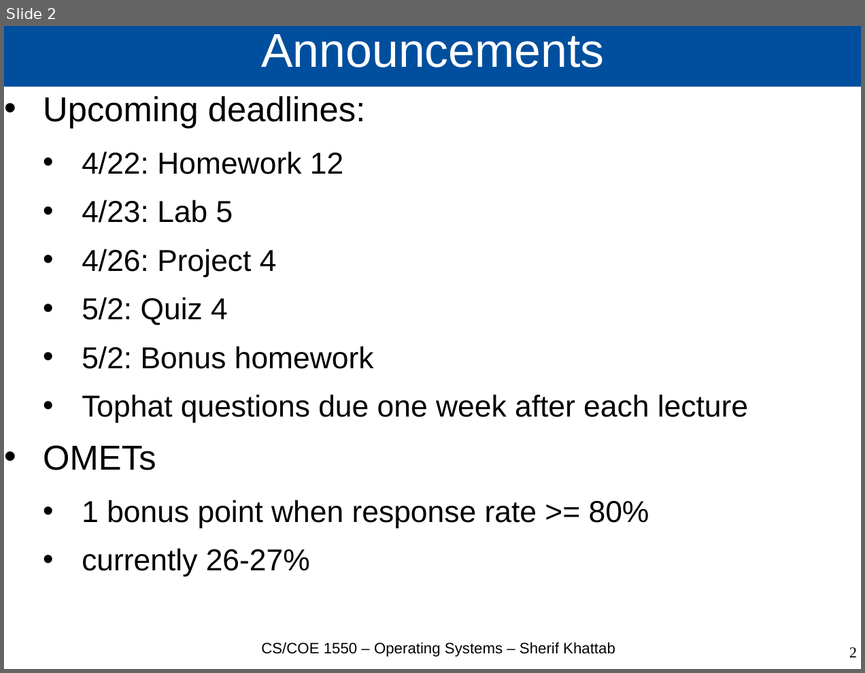
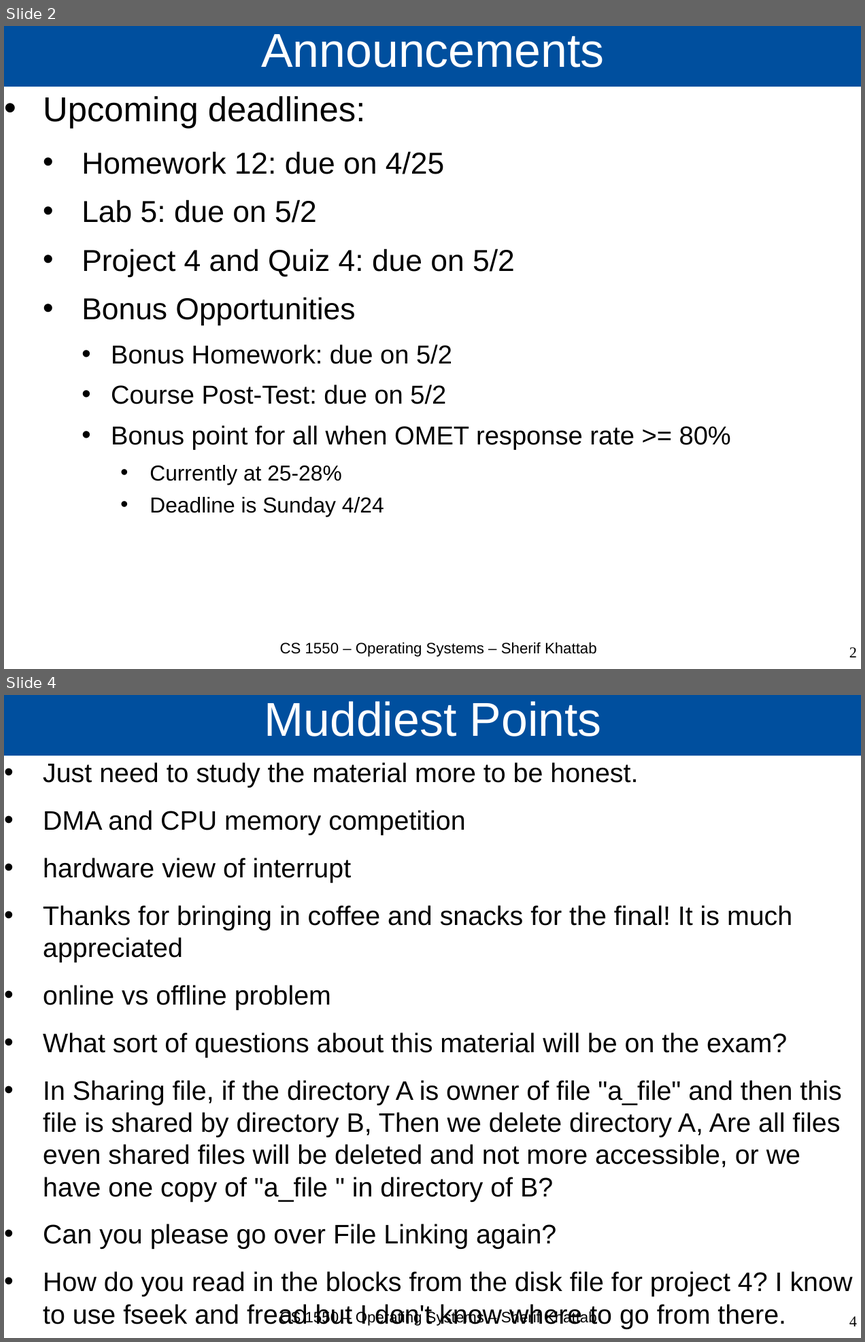
Before and after one commit to cs1550-2224/cs1550-code-handouts, a slide deck: DraftSlides/Lecture25.pptx. Shown one above the other, each under a label of ours: slide 2 before the commit, slides 2 and 4 after it; the slides between them are not shown. The pictures are 865x673 and 865x1342 pixels, drawn with LibreOffice and Linux fonts; fonts in the diff are those of the drawing. Boxes give left, top, right and bottom in pixels: in the first picture for what was removed or moved away, otherwise in the second. Text is boxed around its words. In the diff, an @@ line names an element or a change of style, - is before the commit and + after.

```diff
--- a/DraftSlides/Lecture25.pptx
+++ b/DraftSlides/Lecture25.pptx
@@ slide 4 added at [4,695,861,1338], background #FFFFFF @@
@@ title added at [4,695,861,756], fill #004F9E, 44 pt, text #FFFFFF @@
+Muddiest Points
@@ text added at [43,762,853,1325], 24.8 pt, text #000000 @@
+• Just need to study the material more to be honest.
+• DMA and CPU memory competition
+• hardware view of interrupt
+• Thanks for bringing in coffee and snacks for the final! It is much appreciated
+• online vs offline problem
+• What sort of questions about this material will be on the exam?
+• In Sharing file, if the directory A is owner of file "a_file" and then this file is shared by directory B, Then we delete directory A, Are all files even shared files will be deleted and not more accessible, or we have one copy of "a_file " in directory of B?
+• Can you please go over File Linking again?
+• How do you read in the blocks from the disk file for project 4? I know to use fseek and fread but I don't know where to go from there.
+• Can you explain the difference between CSCAN and CLOOK?
@@ text added at [280,1310,597,1325], 14 pt, text #000000 @@
+CS 1550 – Operating Systems – Sherif Khattab
@@ page number added at [849,1316,857,1326], 14 pt, text #000000 @@
+4
@@ slide 2 changed as well @@
@@ text at [82,151,731,516]: text changed; size 28 to 24 pt @@
-  • 4/22: Homework 12
-  • 4/23: Lab 5
-  • 4/26: Project 4
-  • 5/2: Quiz 4
-  • 5/2: Bonus homework
-  • Tophat questions due one week after each lecture
-• OMETs
-  • 1 bonus point when response rate >= 80%
-  • currently 26-27%
+  • Homework 12: due on 4/25
+  • Lab 5: due on 5/2
+  • Project 4 and Quiz 4: due on 5/2
+  • Bonus Opportunities
+    • Bonus Homework: due on 5/2
+    • Course Post-Test: due on 5/2
+    • Bonus point for all when OMET response rate >= 80%
+      • Currently at 25-28%
+      • Deadline is Sunday 4/24
@@ text at [280,642,597,656]: text changed @@
-CS/COE 1550 – Operating Systems – Sherif Khattab
+CS 1550 – Operating Systems – Sherif Khattab
```
Also in this commit, not shown: 2 other slides changed, 21 other slides added, 3 other files.
